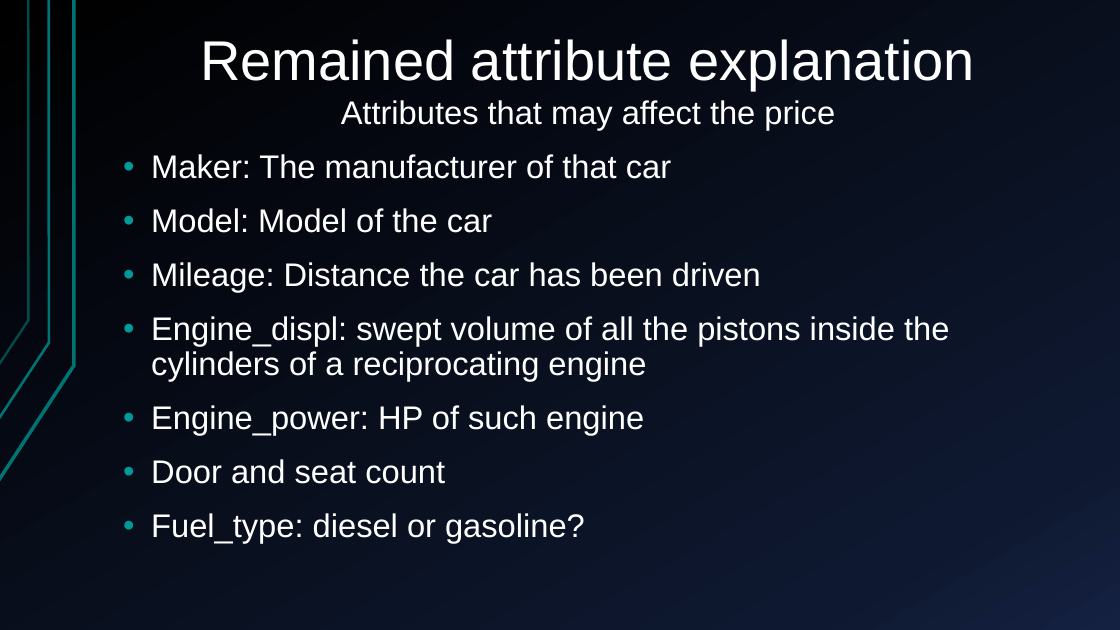
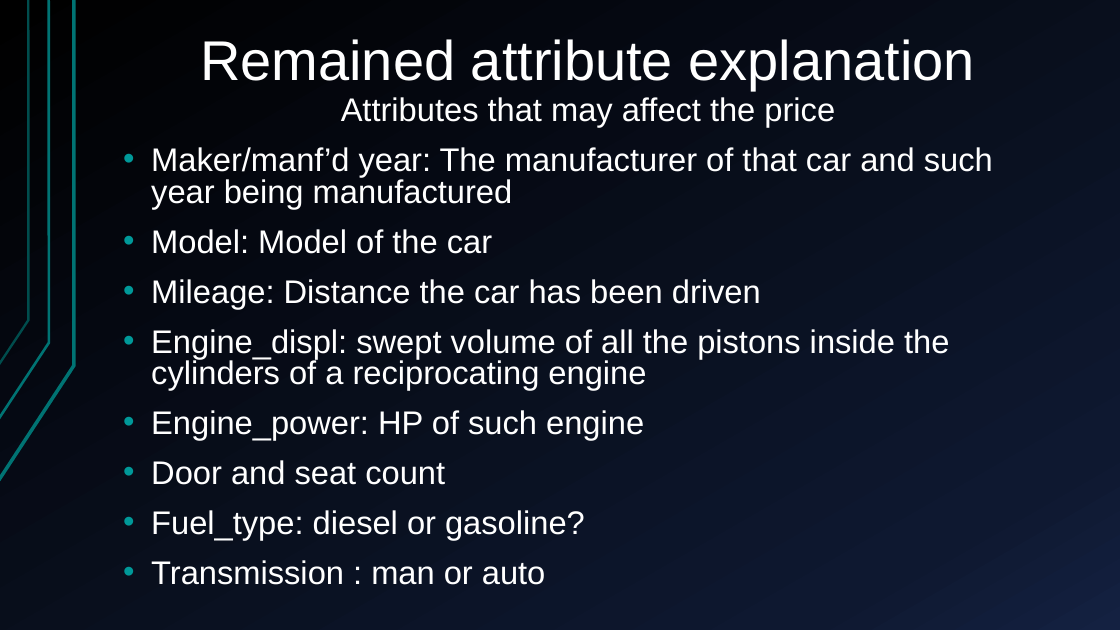
Before and after one commit to Alfons0329/Machine_Learning_Fall_2017, a slide deck: slide 8 of Final_proj/Presentation.pptx (slide 7 before the commit). Drawn at 1120x630 pixels with LibreOffice and Linux fonts; fonts in the diff are those of the drawing. Boxes give left, top, right and bottom in pixels: in the first picture for what was removed or moved away, otherwise in the second. Text is boxed around its words. In the diff, an @@ line names an element or a change of style, - is before the commit and + after.

Commit message:
The Final version of report has been done, thank you all :)

```diff
--- a/Final_proj/Presentation.pptx
+++ b/Final_proj/Presentation.pptx
@@ text at [151,97,949,540]: line spacing 0.9 to 0.8 @@
@@ text at [151,147,993,209]: text changed @@
-• Maker: The manufacturer of that car
+• Maker/manf’d year: The manufacturer of that car and such year being manufactured
@@ text at [151,560,546,585]: paragraph added @@
+• Transmission : man or auto
```
Also in this commit, not shown: 9 other slides changed, 16 slides added, 3 slides removed, 5 other files.
